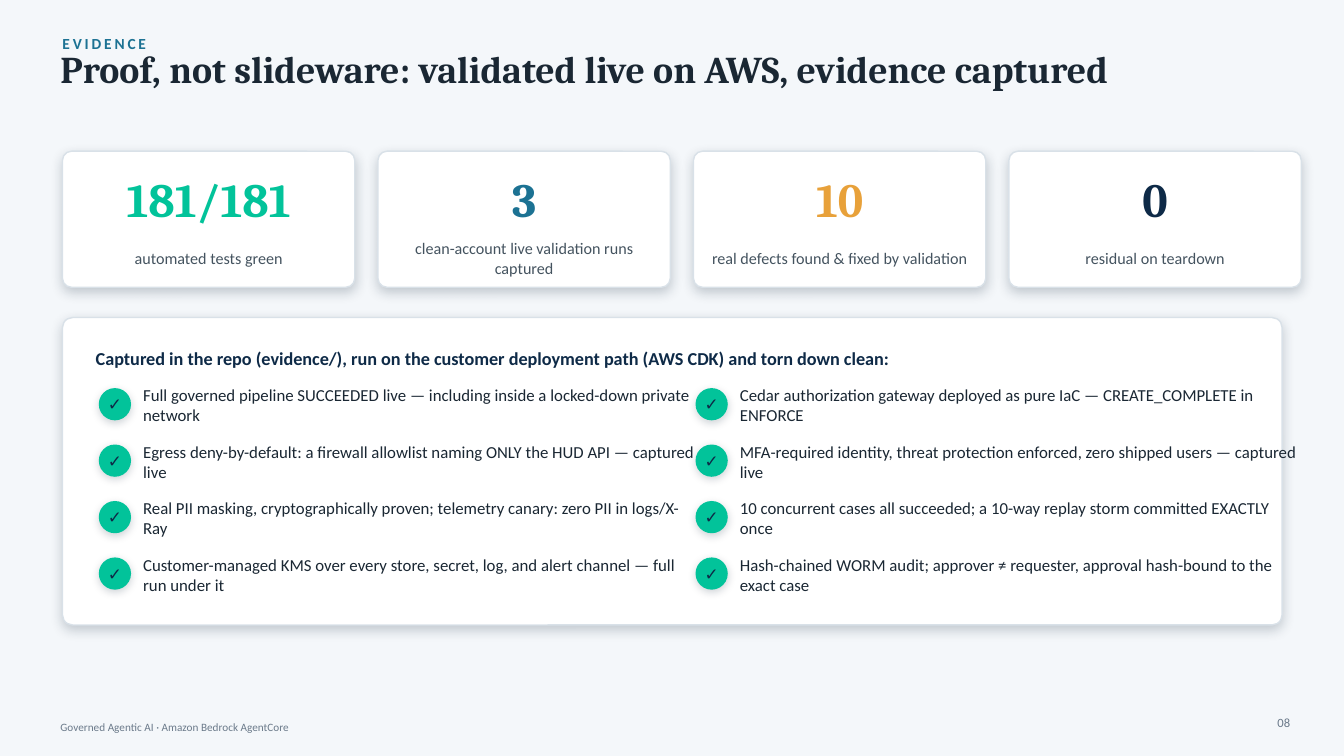
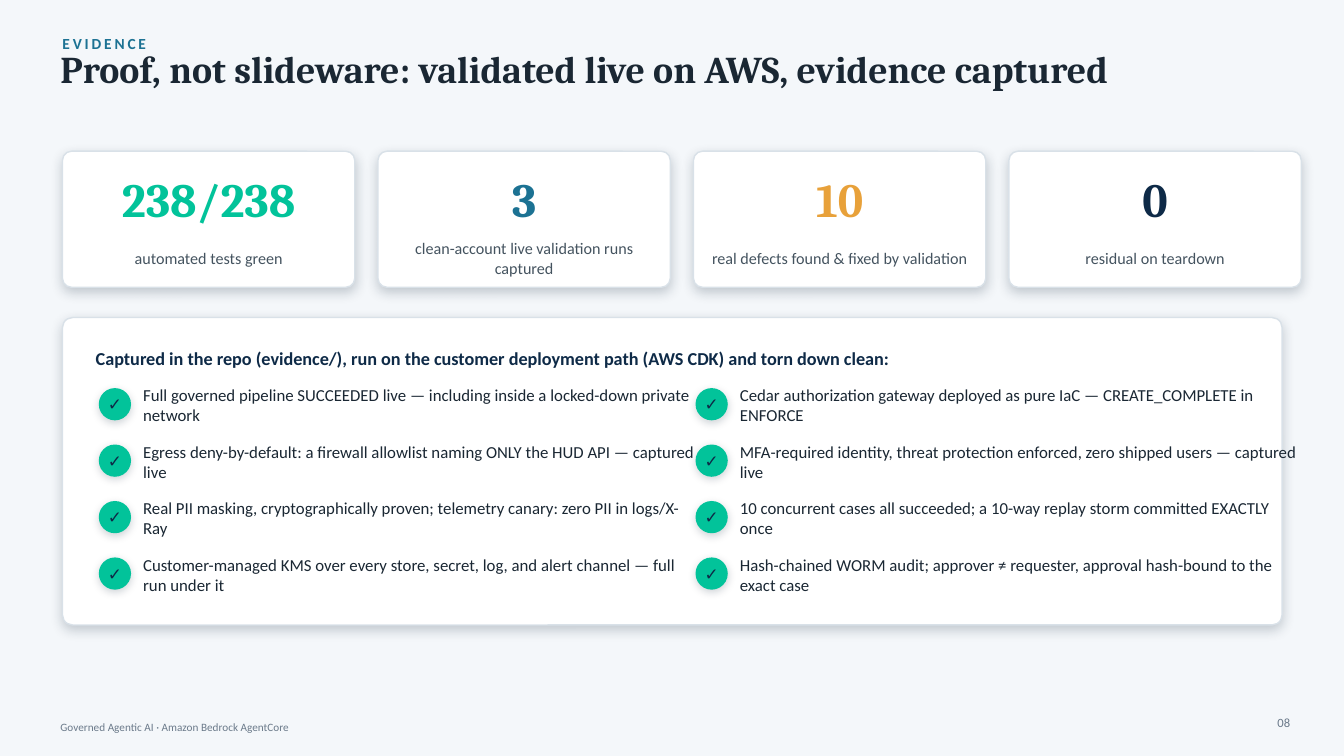
Before and after one commit to virtualryder/Housing_eligibility_agent, a slide deck: slide 8 of docs/Housing-AgentCore-Leadership.pptx. Drawn at 1344x756 pixels with LibreOffice and Linux fonts; fonts in the diff are those of the drawing. Boxes give left, top, right and bottom in pixels: in the first picture for what was removed or moved away, otherwise in the second. Text is boxed around its words. In the diff, an @@ line names an element or a change of style, - is before the commit and + after.

```diff
--- a/docs/Housing-AgentCore-Leadership.pptx
+++ b/docs/Housing-AgentCore-Leadership.pptx
@@ text at bbox=[122, 184, 295, 224]: text changed @@
-181/181
+238/238
```
Also in this commit, not shown: 9 other files.
